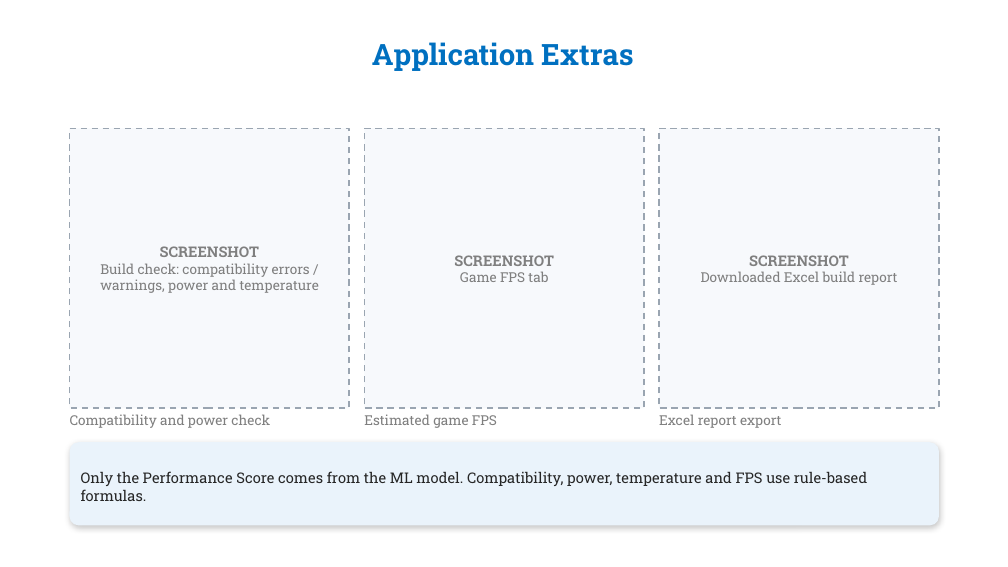
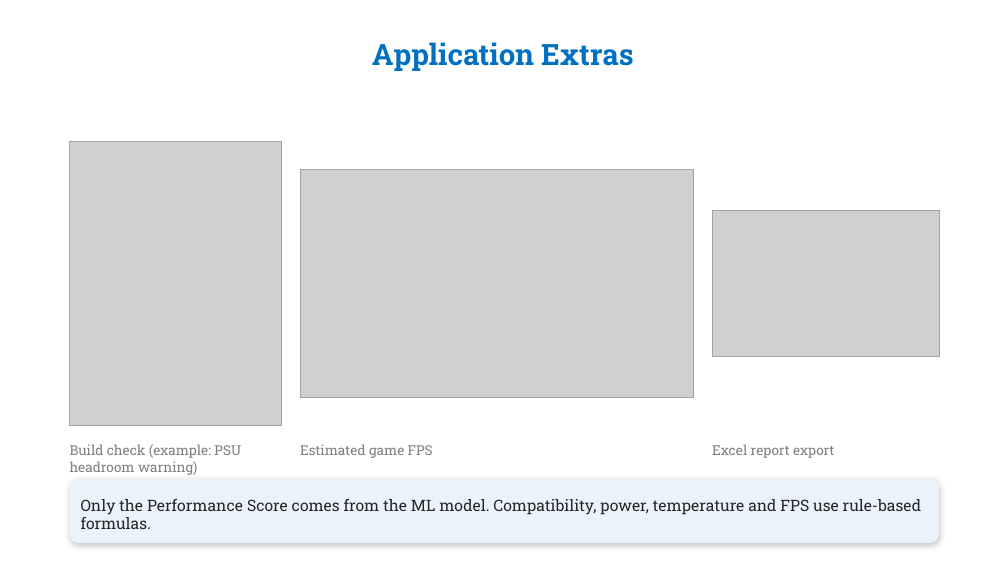
Before and after one commit to Sashankdeva/PC_Performance_Predictor, a slide deck: slide 24 of PC_Performance_Predictor_ML_Review.pptx (slide 23 before the commit). Drawn at 1008x567 pixels with LibreOffice and Linux fonts; fonts in the diff are those of the drawing; grey boxes stand for pictures; background and template pictures are left out. Boxes give left, top, right and bottom in pixels: in the first picture for what was removed or moved away, otherwise in the second. Text is boxed around its words. In the diff, an @@ line names an element or a change of style, - is before the commit and + after.

Commit message:
Update project files and models

```diff
--- a/PC_Performance_Predictor_ML_Review.pptx
+++ b/PC_Performance_Predictor_ML_Review.pptx
@@ rectangle removed at bbox=[70, 129, 349, 408] @@
-SCREENSHOT
-Build check: compatibility errors / warnings, power and temperature
@@ picture added at bbox=[70, 141, 281, 426] @@
@@ rectangle added at bbox=[70, 141, 281, 426], outline #9AA5B1 0.75 pt @@
@@ rectangle removed at bbox=[364, 129, 644, 408] @@
-SCREENSHOT
-Game FPS tab
@@ rectangle removed at bbox=[659, 129, 939, 408] @@
-SCREENSHOT
-Downloaded Excel build report
@@ picture added at bbox=[300, 169, 693, 398] @@
@@ rectangle added at bbox=[300, 169, 693, 398], outline #9AA5B1 0.75 pt @@
@@ picture added at bbox=[712, 210, 939, 356] @@
@@ rectangle added at bbox=[712, 210, 939, 356], outline #9AA5B1 0.75 pt @@
@@ text removed at bbox=[70, 414, 270, 428] @@
-Compatibility and power check
@@ text added at bbox=[70, 444, 241, 475], 13 pt, text #7F7F7F @@
+Build check (example: PSU headroom warning)
@@ text "Estimated game FPS": place and size @@
-text "Estimated game FPS" at bbox=[364, 414, 497, 428]
+text "Estimated game FPS" at bbox=[300, 444, 433, 458]
@@ text "Excel report export": place and size @@
-text "Excel report export" at bbox=[659, 414, 781, 428]
+text "Excel report export" at bbox=[712, 444, 834, 458]
@@ rounded rectangle "Only the Performance Score comes ...": place and size @@
-rounded rectangle "Only the Performance Score comes ..." at bbox=[70, 442, 939, 526]
+rounded rectangle "Only the Performance Score comes ..." at bbox=[70, 479, 939, 544]
@@ rounded rectangle "Only the Performance Score comes ..." at bbox=[70, 479, 939, 544]: size 14 to 15 pt; proportions changed @@
```
Also in this commit, not shown: 22 other slides changed, 1 slide added, 4 other files.
